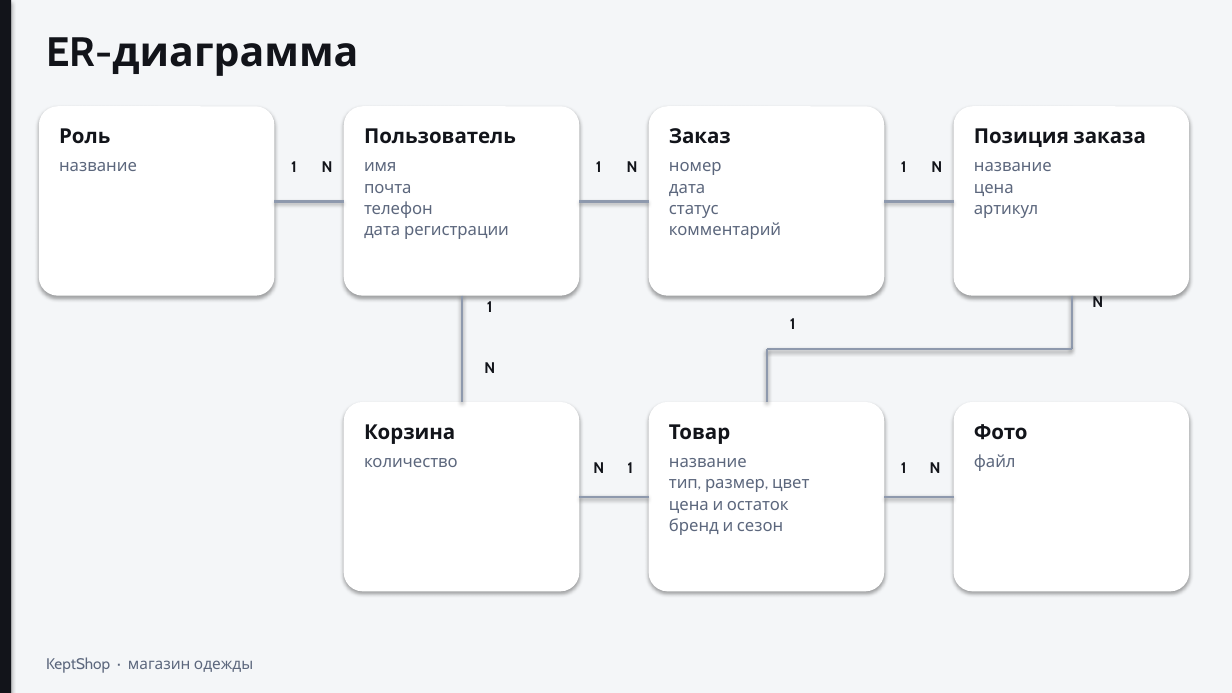
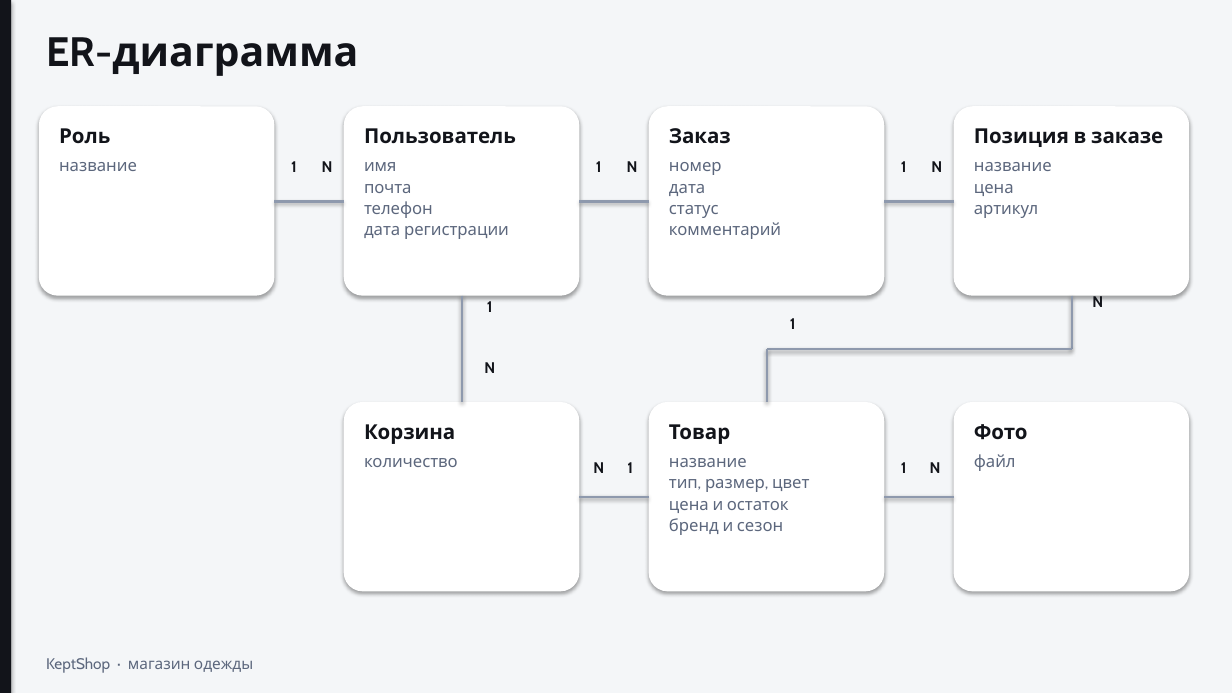
Before and after one commit to Darved183/YP01, a slide deck: slide 3 of KeptShop.pptx. Drawn at 1232x693 pixels with LibreOffice and Linux fonts; fonts in the diff are those of the drawing. Boxes give left, top, right and bottom in pixels: in the first picture for what was removed or moved away, otherwise in the second. Text is boxed around its words. In the diff, an @@ line names an element or a change of style, - is before the commit and + after.

```diff
--- a/KeptShop.pptx
+++ b/KeptShop.pptx
@@ text in rounded rectangle at [974,128,1163,147]: text changed @@
-Позиция заказа
+Позиция в заказе
```
Also in this commit, not shown: 2 slides added, 1 other file.
